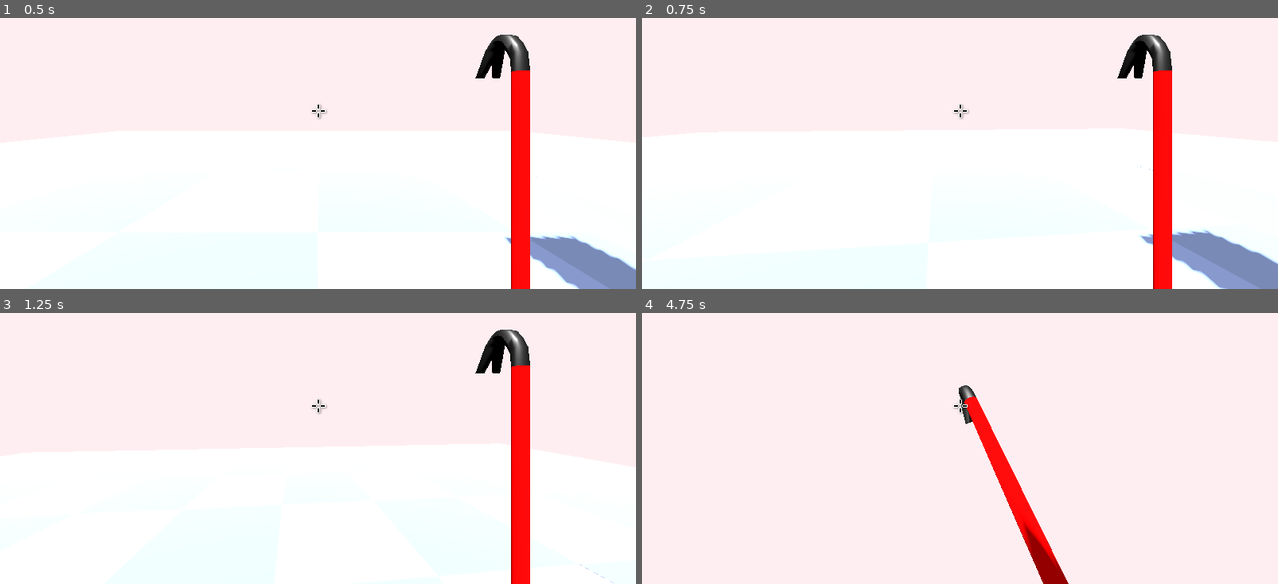
Above: before the commit, frames 1-4 (two rows, left to right).
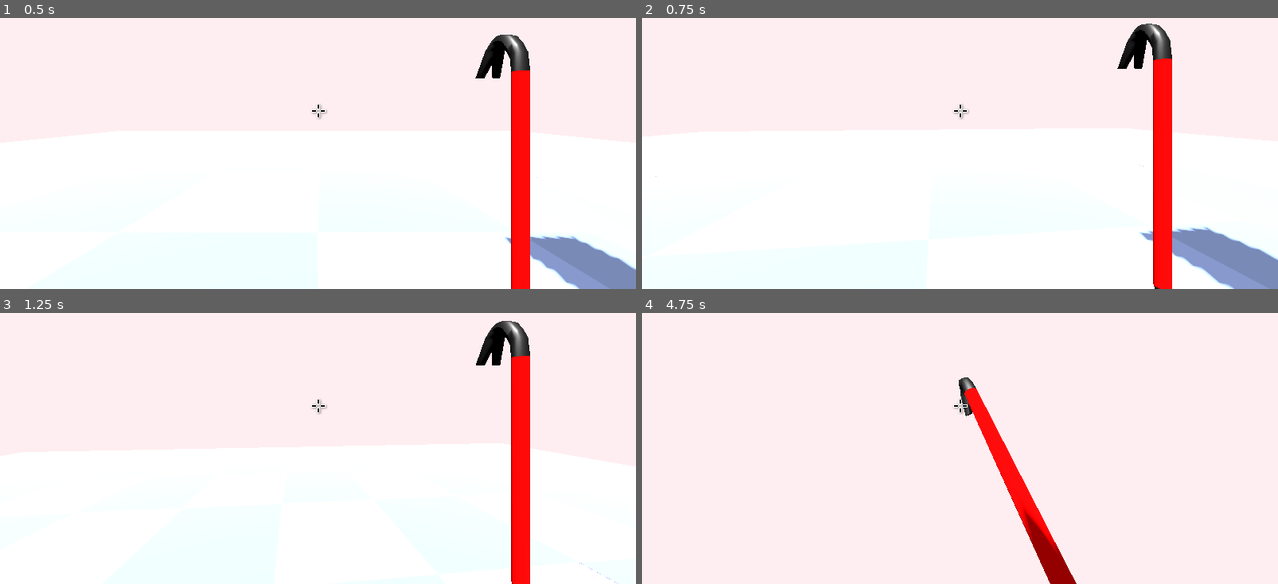
Above: after the commit, the same moments.

Repository: matousposp08/APCompSciGame
Game: Godot game, scene res://scenes/world.tscn
Same seed, same stepped clock (60 frames per second), same inputs: the game is played once before the commit and once after it.
Inputs (mouse positions are in pixels of both pictures, inside the frame that each line leads up to):
- Up to frame 1 (0.5 s): no input
- Up to frame 2 (0.75 s): move the mouse to (991, 110) at 0.52 s; hold W (move_forward) from 0.53 s (still down); tap F (build) at 0.6 s
- Up to frame 3 (1.25 s): keep holding W (move_forward); tap Space (move_jump) at 0.77 s
- Up to frame 4 (4.75 s): keep holding W (move_forward); move the mouse to (928, 407) at 1.27 s; click (928, 407) at 1.35 s; tap Space (move_jump) at 1.52, 3.02, 3.77, 4.52 s; move the mouse to (972, 399) at 2.02 s; hold C (move_crouch) 2.03-2.78 s; move the mouse to (953, 410) at 2.77 s; tap Shift (move_sprint) at 2.85 s; move the mouse to (1004, 410) at 3.52 s; tap F (build) at 3.6 s; move the mouse to (909, 402) at 4.27 s; click (909, 402) at 4.35 s

Frame 1 is identical in both runs. In frame 2, 1.4% of the frame differs, in the area x 2-100%, y 2-100%; in frame 3, 0.7%; in frame 4, 1.7%, in the area x 49-69%, y 23-100%.

Commit message:
weapon movememnt

Diff:
--- a/scenes/player/player.gd
+++ b/scenes/player/player.gd
@@ -9,6 +9,8 @@
 @export var sensitivity: float = 0.1
 @export var accel: float = 10.0
 @export var crouch_speed: float = 3.0
+
+
 
 var BLOCK: PackedScene = preload('res://scenes/player/vertical_block.tscn')
 
@@ -28,6 +30,8 @@
 	"collision": $collision
 }
 @onready var world: SceneTree = get_tree()
+var isMoving = false
+
 
 func _ready() -> void:
 	parts["camera"].current = true
@@ -37,6 +41,14 @@
 	update_camera(delta)
 	hit()
 	build()
+	if Input.is_action_pressed("move_forward"):
+		if not isMoving:
+			isMoving = true
+			$head/camera/camera_animation.play("head_bob")
+	else:
+		if isMoving:
+			isMoving = false
+			$head/camera/camera_animation.stop()
 
 func _physics_process(delta: float) -> void:
 	apply_gravity(delta)
@@ -104,7 +116,6 @@
 		$head/crowbar/AnimationPlayer.play("hit1")
 
 
-
 func build() -> void:
 	if Input.is_action_just_pressed("build"):
 		print("pluh")
--- a/scenes/player/player.tscn
+++ b/scenes/player/player.tscn
@@ -67,8 +67,20 @@
 
 [sub_resource type="Animation" id="Animation_saxjg"]
 resource_name = "head_bob"
-length = 0.5
+length = 0.4
 loop_mode = 1
+tracks/0/type = "value"
+tracks/0/imported = false
+tracks/0/enabled = true
+tracks/0/path = NodePath(".:position")
+tracks/0/interp = 1
+tracks/0/loop_wrap = true
+tracks/0/keys = {
+"times": PackedFloat32Array(0, 0.2, 0.4),
+"transitions": PackedFloat32Array(1, 1, 1),
+"update": 0,
+"values": [Vector3(0, 0, 0), Vector3(0, -0.05, 0), Vector3(0, 0, 0)]
+}
 
 [sub_resource type="Animation" id="Animation_1m4wq"]
 resource_name = "reset"
@@ -82,6 +94,18 @@
 
 [sub_resource type="Animation" id="Animation_3degh"]
 length = 0.001
+tracks/0/type = "value"
+tracks/0/imported = false
+tracks/0/enabled = true
+tracks/0/path = NodePath(".:position")
+tracks/0/interp = 1
+tracks/0/loop_wrap = true
+tracks/0/keys = {
+"times": PackedFloat32Array(0),
+"transitions": PackedFloat32Array(1),
+"update": 0,
+"values": [Vector3(0, 0, 0)]
+}
 
 [sub_resource type="AnimationLibrary" id="AnimationLibrary_36ogt"]
 _data = {
